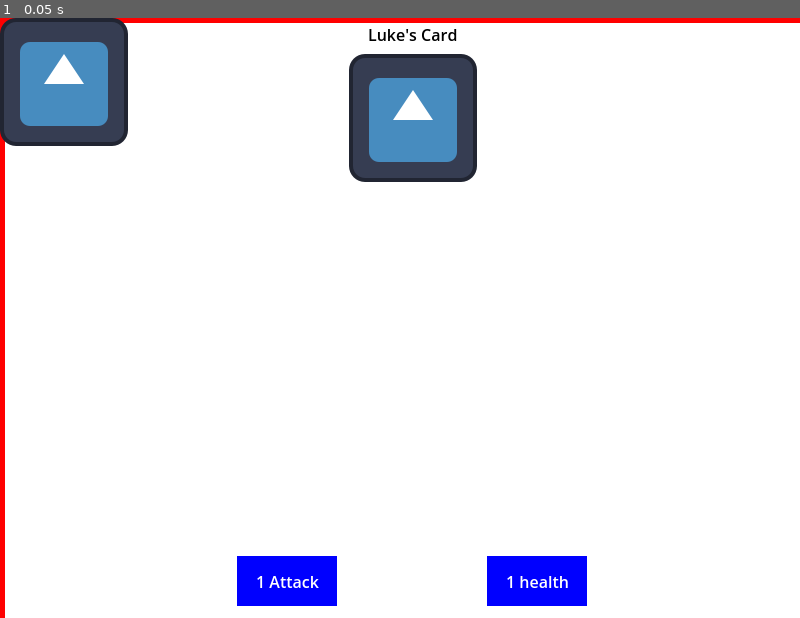
Above: before the commit, frame 1.
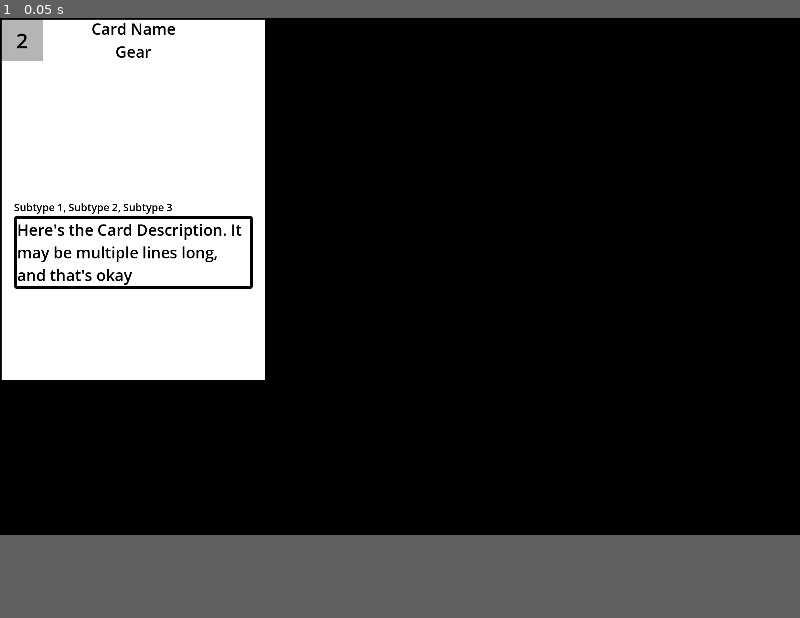
Above: after the commit, the same moment.

Repository: SamBumgardner/card-generator
Game: Godot game, scene res://card.tscn
Two runs of this game, one before a commit and one after it. Both use one fixed random seed, a clock stepped at 60 frames per second and the inputs below. This scene is started directly instead of the project's main scene. The engine's default icon, where the game draws it, is replaced by a stand-in: a white triangle on a blue panel in a dark square.
Inputs:
- Up to frame 1 (0.05 s): no input
In our replay, the window is 800x600 before the commit and 800x517 after it. These sizes can differ from the game's own. Grey fills any space a smaller window leaves; there, only what the larger window draws over its background counts as a difference.

The runs differ from the first frame. In frame 1, 73% of the frame differs, in the area x 0-100%, y 0-100%.

Commit message:
implement card sheet image capture
Tested it with 'gear' cards for a work-in-progress board game.

Diff:
--- a/game/card.gd
+++ b/game/card.gd
@@ -1,8 +1,17 @@
-extends MarginContainer
+class_name Card extends MarginContainer
 
-@export var cost: int = 0
-@export var card_name: String = "Luke's Card"
+@export var card_spec: CardSpecification
 
-func _ready():
-    $ColorRect/CostIcon/CostValue.text = str(cost)
-    $ColorRect/Name.text = card_name
+@onready var name_label: Label = $ColorRect/Header/Name
+@onready var supertype_label: Label = $ColorRect/Header/Supertype
+@onready var typeline_label: Label = $ColorRect/Body/Typeline
+@onready var effect_label: Label = $"ColorRect/Body/EffectContainer/Effect"
+@onready var costvalue_label: Label = $ColorRect/CostIcon/CostValue
+
+func _ready() -> void:
+    if card_spec != null:
+        name_label.text = card_spec.fields['name']
+        supertype_label.text = card_spec.supertype
+        typeline_label.text = card_spec.fields['typeline']
+        effect_label.text = card_spec.fields['effect']
+        costvalue_label.text = card_spec.fields['gear_token_cost']
--- a/game/card.tscn
+++ b/game/card.tscn
@@ -1,9 +1,7 @@
-[gd_scene load_steps=6 format=3 uid="uid://dafd36mciqna5"]
+[gd_scene load_steps=5 format=3 uid="uid://dafd36mciqna5"]
 
 [ext_resource type="Theme" uid="uid://cmqrgxfe1sicp" path="res://new_theme.tres" id="1_0nipv"]
-[ext_resource type="Texture2D" uid="uid://wx6b4iac5saj" path="res://icon.svg" id="1_5fh3x"]
 [ext_resource type="Script" uid="uid://b62kgd0773g1b" path="res://card.gd" id="1_cvpq3"]
-[ext_resource type="Theme" uid="uid://bqkpq05nivil" path="res://attack_defense_theme.tres" id="4_erk1k"]
 
 [sub_resource type="StyleBoxFlat" id="StyleBoxFlat_siknw"]
 bg_color = Color(0.6, 0.6, 0.6, 0)
@@ -11,7 +9,19 @@
 border_width_top = 5
 border_width_right = 5
 border_width_bottom = 5
-border_color = Color(1, 0, 0, 1)
+border_color = Color(0, 0, 0, 1)
+
+[sub_resource type="StyleBoxFlat" id="StyleBoxFlat_rjlel"]
+bg_color = Color(1, 1, 1, 1)
+border_width_left = 10
+border_width_top = 10
+border_width_right = 10
+border_width_bottom = 10
+border_color = Color(0, 0, 0, 1)
+corner_radius_top_left = 10
+corner_radius_top_right = 10
+corner_radius_bottom_right = 10
+corner_radius_bottom_left = 10
 
 [node name="Card" type="MarginContainer"]
 custom_minimum_size = Vector2(825, 1125)
@@ -32,51 +42,65 @@
 grow_vertical = 2
 theme_override_styles/panel = SubResource("StyleBoxFlat_siknw")
 
-[node name="Name" type="Label" parent="ColorRect"]
-layout_mode = 1
-anchors_preset = -1
-anchor_left = 0.5
-anchor_right = 0.5
-offset_top = 5.0
-grow_horizontal = 2
-text = "Card Name"
-
-[node name="PanelContainer" type="PanelContainer" parent="ColorRect"]
-custom_minimum_size = Vector2(180, 120)
-layout_mode = 1
-anchors_preset = -1
-anchor_left = 0.5
-anchor_top = 1.0
-anchor_right = 0.5
-anchor_bottom = 1.0
-offset_bottom = -10.0
-grow_horizontal = 2
-grow_vertical = 0
-
-[node name="Description" type="Label" parent="ColorRect/PanelContainer"]
-layout_mode = 2
-size_flags_vertical = 1
-text = "Here's the Card Description"
-autowrap_mode = 3
-
-[node name="Control" type="Control" parent="ColorRect"]
+[node name="Header" type="VBoxContainer" parent="ColorRect"]
 layout_mode = 1
 anchors_preset = 5
 anchor_left = 0.5
 anchor_right = 0.5
-offset_top = 100.0
+offset_left = -20.0
+offset_right = 20.0
+offset_bottom = 40.0
 grow_horizontal = 2
 
-[node name="Sprite2D" type="Sprite2D" parent="ColorRect/Control"]
-texture = ExtResource("1_5fh3x")
+[node name="Name" type="Label" parent="ColorRect/Header"]
+layout_mode = 2
+theme_type_variation = &"HeaderLarge"
+theme_override_font_sizes/font_size = 48
+text = "Card Name"
+
+[node name="Supertype" type="Label" parent="ColorRect/Header"]
+layout_mode = 2
+theme_type_variation = &"HeaderSmall"
+theme_override_font_sizes/font_size = 48
+text = "Gear"
+horizontal_alignment = 1
+
+[node name="Body" type="VBoxContainer" parent="ColorRect"]
+layout_mode = 1
+anchors_preset = -1
+anchor_left = 0.5
+anchor_top = 0.5
+anchor_right = 0.5
+anchor_bottom = 0.5
+grow_horizontal = 2
+
+[node name="Typeline" type="Label" parent="ColorRect/Body"]
+layout_mode = 2
+theme_type_variation = &"HeaderSmall"
+theme_override_font_sizes/font_size = 32
+text = "Subtype 1, Subtype 2, Subtype 3"
+autowrap_mode = 2
+
+[node name="EffectContainer" type="PanelContainer" parent="ColorRect/Body"]
+custom_minimum_size = Vector2(740, 0)
+layout_mode = 2
+theme_override_styles/panel = SubResource("StyleBoxFlat_rjlel")
+
+[node name="Effect" type="Label" parent="ColorRect/Body/EffectContainer"]
+layout_mode = 2
+size_flags_vertical = 1
+theme_type_variation = &"HeaderSmall"
+theme_override_font_sizes/font_size = 48
+text = "Here's the Card Description. It may be multiple lines long, and that's okay"
+autowrap_mode = 2
 
 [node name="CostIcon" type="ColorRect" parent="ColorRect"]
 layout_mode = 0
 offset_left = 5.0
 offset_top = 5.0
-offset_right = 45.0
-offset_bottom = 45.0
-color = Color(0.0901961, 0.47451, 1, 1)
+offset_right = 133.0
+offset_bottom = 133.0
+color = Color(0.71, 0.71, 0.71, 1)
 
 [node name="CostValue" type="Label" parent="ColorRect/CostIcon"]
 layout_mode = 1
@@ -85,67 +109,8 @@
 anchor_bottom = 1.0
 grow_horizontal = 2
 grow_vertical = 2
-text = "500"
+theme_type_variation = &"HeaderMedium"
+theme_override_font_sizes/font_size = 64
+text = "2"
 horizontal_alignment = 1
 vertical_alignment = 1
-
-[node name="HBoxContainer" type="HBoxContainer" parent="ColorRect"]
-layout_mode = 1
-anchors_preset = -1
-anchor_left = 0.2
-anchor_top = 0.5
-anchor_right = 0.8
-anchor_bottom = 0.5
-grow_horizontal = 2
-grow_vertical = 2
-theme = ExtResource("4_erk1k")
-
-[node name="ColorRect" type="ColorRect" parent="ColorRect/HBoxContainer"]
-custom_minimum_size = Vector2(100, 50)
-layout_mode = 2
-size_flags_horizontal = 6
-color = Color(0, 0, 1, 1)
-
-[node name="Label" type="Label" parent="ColorRect/HBoxContainer/ColorRect"]
-layout_mode = 1
-anchors_preset = 8
-anchor_left = 0.5
-anchor_top = 0.5
-anchor_right = 0.5
-anchor_bottom = 0.5
-offset_left = -31.5
-offset_top = -11.5
-offset_right = 31.5
-offset_bottom = 11.5
-grow_horizontal = 2
-grow_vertical = 2
-text = "1 Attack"
-horizontal_alignment = 1
-
-[node name="ColorRect2" type="ColorRect" parent="ColorRect/HBoxContainer"]
-custom_minimum_size = Vector2(100, 50)
-layout_mode = 2
-size_flags_horizontal = 6
-color = Color(0, 0, 1, 1)
-
-[node name="Label" type="Label" parent="ColorRect/HBoxContainer/ColorRect2"]
-layout_mode = 1
-anchors_preset = 8
-anchor_left = 0.5
-anchor_top = 0.5
-anchor_right = 0.5
-anchor_bottom = 0.5
-offset_left = -31.5
-offset_top = -11.5
-offset_right = 31.5
-offset_bottom = 11.5
-grow_horizontal = 2
-grow_vertical = 2
-text = "1 health"
-horizontal_alignment = 1
-
-[node name="TextureRect" type="TextureRect" parent="ColorRect"]
-layout_mode = 0
-offset_right = 40.0
-offset_bottom = 40.0
-texture = ExtResource("1_5fh3x")
--- a/game/card_generator.gd
+++ b/game/card_generator.gd
@@ -1,6 +1,77 @@
 extends Control
 
+@export var set_to_print: CardPrintingSet
+@export var cards_per_page: int = 9
+@export var cards_per_row: int = 3
+
+var current_print_spec_i: int = 0
+var current_card_printed_count: int = 0
+var print_page_number = 0
+
+var skipped_first_frame: bool = false
+
+var waiting: bool = false
+
 func _ready():
-    DisplayServer.window_set_size(Vector2i($GridContainer.size))
-    await RenderingServer.frame_post_draw
-    get_viewport().get_texture().get_image().save_png("res://new_card.png")
+    $GridContainer.columns = cards_per_row
+
+func get_next_page_of_card_specs() -> Array:
+    var next_page = []
+    var printing_specs = set_to_print.printing_specs
+    while current_print_spec_i < printing_specs.size():
+        var current_card = printing_specs[current_print_spec_i]
+        while current_card_printed_count < current_card.print_count:
+            next_page.append(current_card.card_spec)
+            current_card_printed_count += 1
+
+            if next_page.size() >= cards_per_page:
+                return next_page
+
+        current_print_spec_i += 1
+        current_card_printed_count = 0
+
+    return next_page
+
+func _process(_delta: float) -> void:
+    if waiting:
+        return
+
+    var next_page = get_next_page_of_card_specs()
+    if not next_page.is_empty():
+        _instantiate_cards(next_page)
+    else:
+        get_tree().quit()
+        return
+
+    if not skipped_first_frame:
+        waiting = true
+        await RenderingServer.frame_post_draw
+        DisplayServer.window_set_size(Vector2i(2475, 3535))
+        print("first frame has been drawn")
+        skipped_first_frame = true
+        waiting = false
+        current_print_spec_i = 0
+        current_card_printed_count = 0
+        print_page_number = 0
+        return
+    else:
+        waiting = true
+        print("starting wait for page %s" % print_page_number)
+        await RenderingServer.frame_post_draw
+        print("wait finished for page %s" % print_page_number)
+        waiting = false
+        capture_card_sheet_image()
+
+func _instantiate_cards(next_page_of_cards: Array):
+    if not next_page_of_cards.is_empty():
+        $GridContainer.get_children().map(func(x): x.queue_free())
+        for spec in next_page_of_cards:
+            var card_scene: PackedScene = load("res://card.tscn")
+            var card: Card = card_scene.instantiate()
+            card.card_spec = spec
+            $GridContainer.add_child(card)
+
+func capture_card_sheet_image():
+    get_viewport().get_texture().get_image().save_png("res://data/cards/print_sheet_%s.png" % print_page_number)
+    print("image captured for page %s" % print_page_number)
+    print_page_number += 1
--- a/game/card_generator.tscn
+++ b/game/card_generator.tscn
@@ -1,30 +1,22 @@
 [gd_scene load_steps=3 format=3 uid="uid://k3vek4d1ci4t"]
 
-[ext_resource type="PackedScene" uid="uid://dafd36mciqna5" path="res://card.tscn" id="1_bhkk0"]
 [ext_resource type="Script" uid="uid://ojeprkjhocyt" path="res://card_generator.gd" id="1_uduw0"]
+[ext_resource type="Resource" uid="uid://c16chwwt258pj" path="res://data/Guilds & Dungeons Card Spec - Gear.tsv" id="2_bwpfb"]
 
 [node name="CardGenerator" type="Control"]
 layout_mode = 3
-anchors_preset = 0
+anchors_preset = 15
+anchor_right = 1.0
+anchor_bottom = 1.0
+grow_horizontal = 2
+grow_vertical = 2
 script = ExtResource("1_uduw0")
+set_to_print = ExtResource("2_bwpfb")
 
 [node name="GridContainer" type="GridContainer" parent="."]
 layout_mode = 0
-offset_right = 40.0
-offset_bottom = 40.0
+offset_top = 80.0
+offset_bottom = 80.0
 theme_override_constants/h_separation = 0
 theme_override_constants/v_separation = 0
 columns = 2
-
-[node name="Card" parent="GridContainer" instance=ExtResource("1_bhkk0")]
-layout_mode = 2
-
-[node name="Card2" parent="GridContainer" instance=ExtResource("1_bhkk0")]
-layout_mode = 2
-cost = 1
-card_name = "Sam's Card"
-
-[node name="Card3" parent="GridContainer" instance=ExtResource("1_bhkk0")]
-layout_mode = 2
-cost = 2
-card_name = "Sarah's Card"
--- a/game/project.godot
+++ b/game/project.godot
@@ -17,8 +17,8 @@
 
 [display]
 
-window/size/viewport_width=800
-window/size/viewport_height=600
+window/size/viewport_width=2475
+window/size/viewport_height=3535
 
 [editor_plugins]
 
@@ -28,3 +28,4 @@
 
 renderer/rendering_method="gl_compatibility"
 renderer/rendering_method.mobile="gl_compatibility"
+viewport/transparent_background=true
